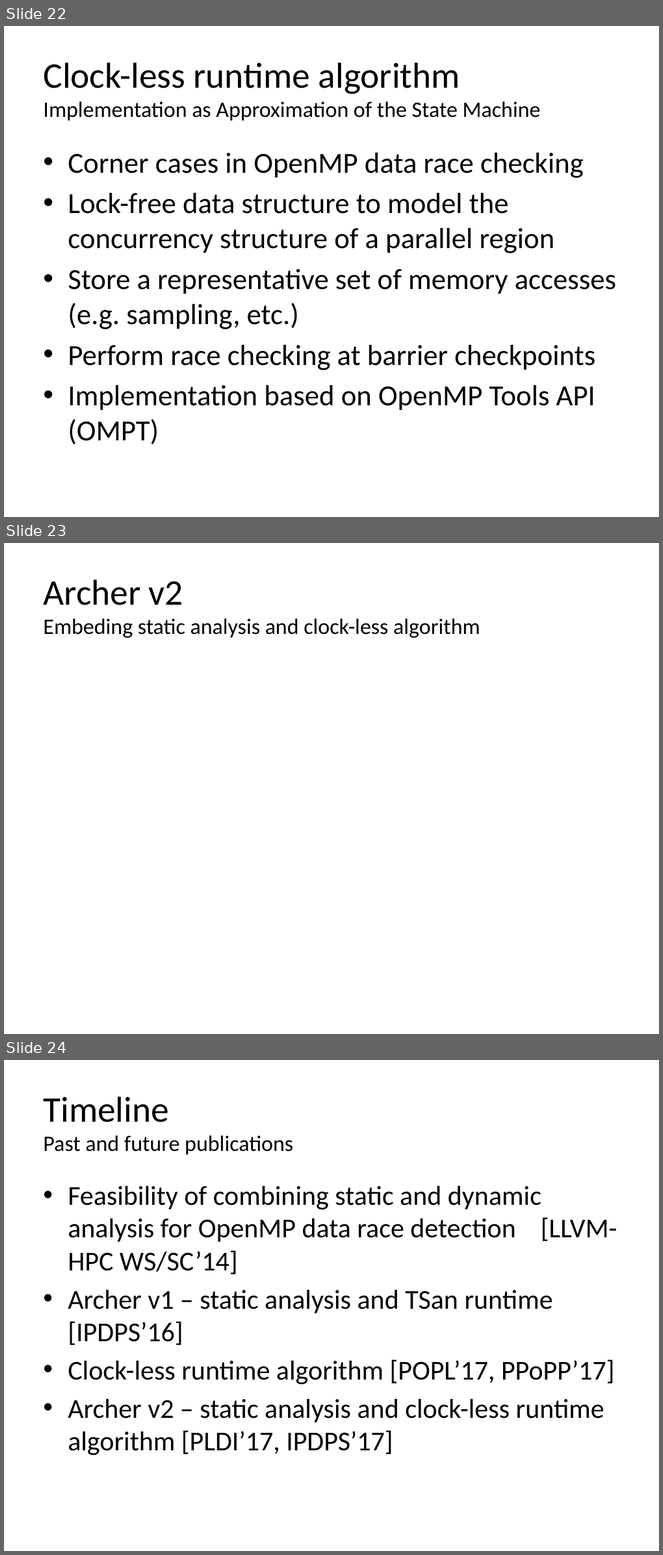
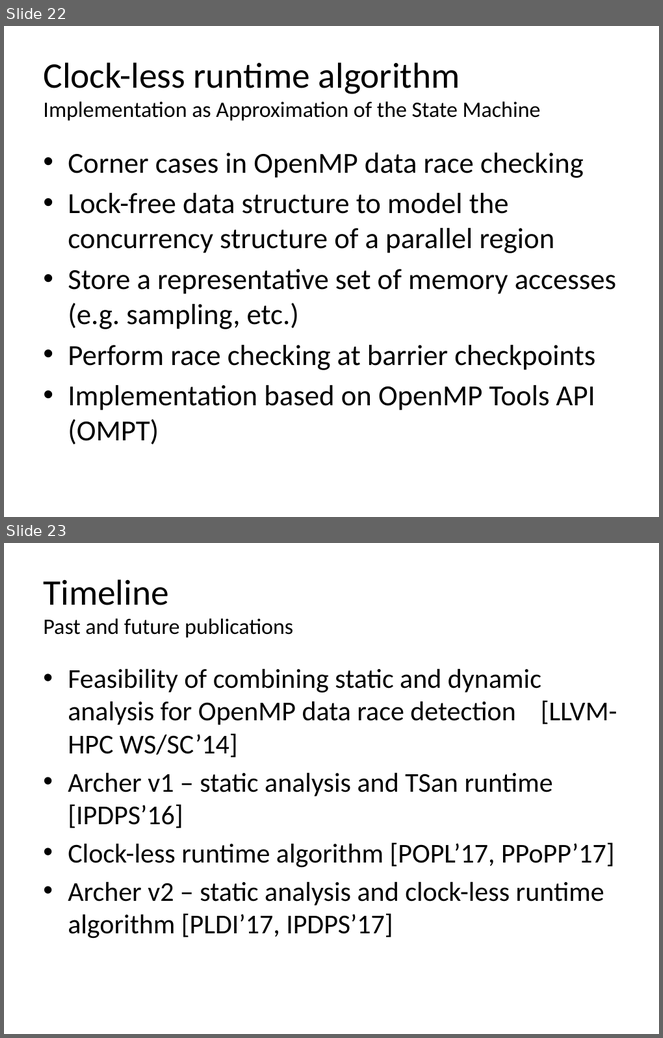
Before and after one commit to simoatze/oral_qualifier, a slide deck: presentation/presentation.pptx. Shown one above the other, each under a label of ours: slides 22, 23 and 24 before the commit, slides 22 and 23 after it. The pictures are 663x1555 and 663x1038 pixels, drawn with LibreOffice and Linux fonts; fonts in the diff are those of the drawing. Boxes give left, top, right and bottom in pixels: in the first picture for what was removed or moved away, otherwise in the second. Text is boxed around its words. In the diff, an @@ line names an element or a change of style, - is before the commit and + after.

Commit message:
work in progress presentation:

```diff
--- a/presentation/presentation.pptx
+++ b/presentation/presentation.pptx
@@ slide 23 removed at (4,543,659,1034), background #FFFFFF @@
@@ title removed at (43,579,480,638) @@
-Archer v2
-Embeding static analysis and clock-less algorithm
@@ what was slide 24 is now slide 23 @@
```
